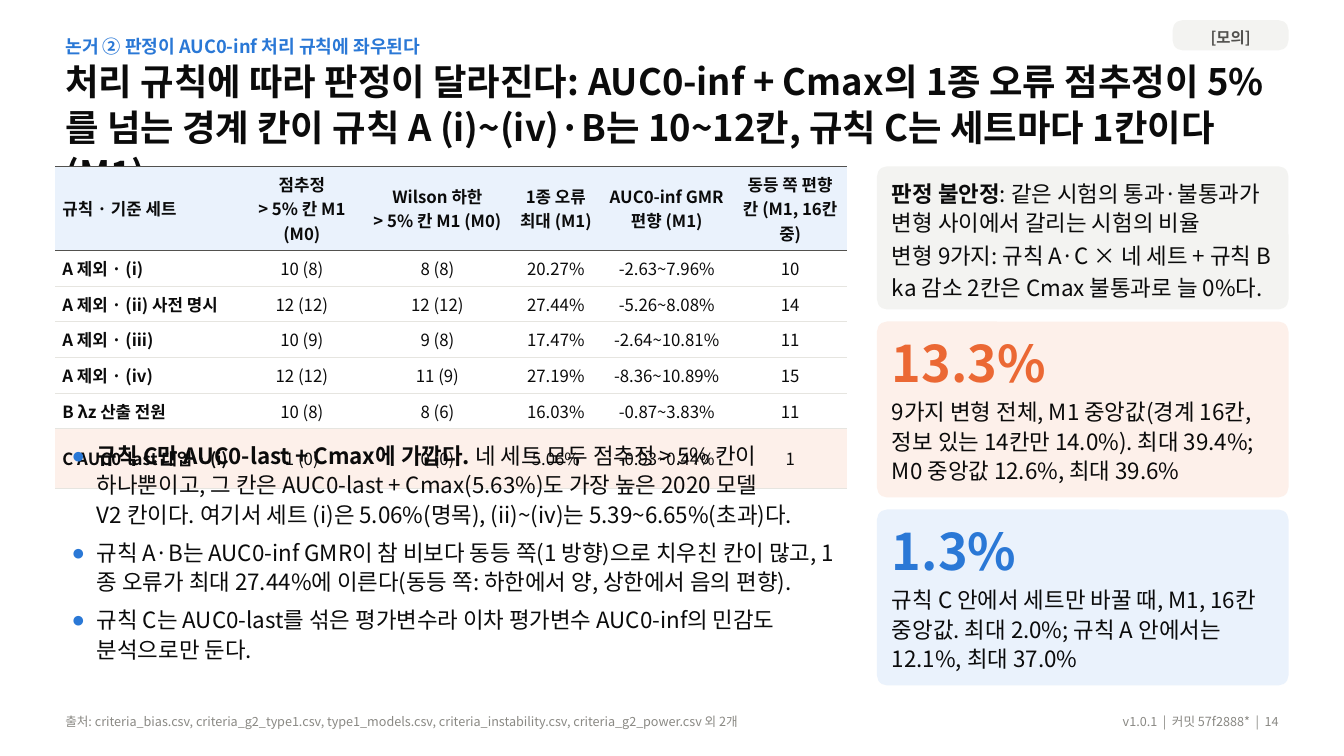
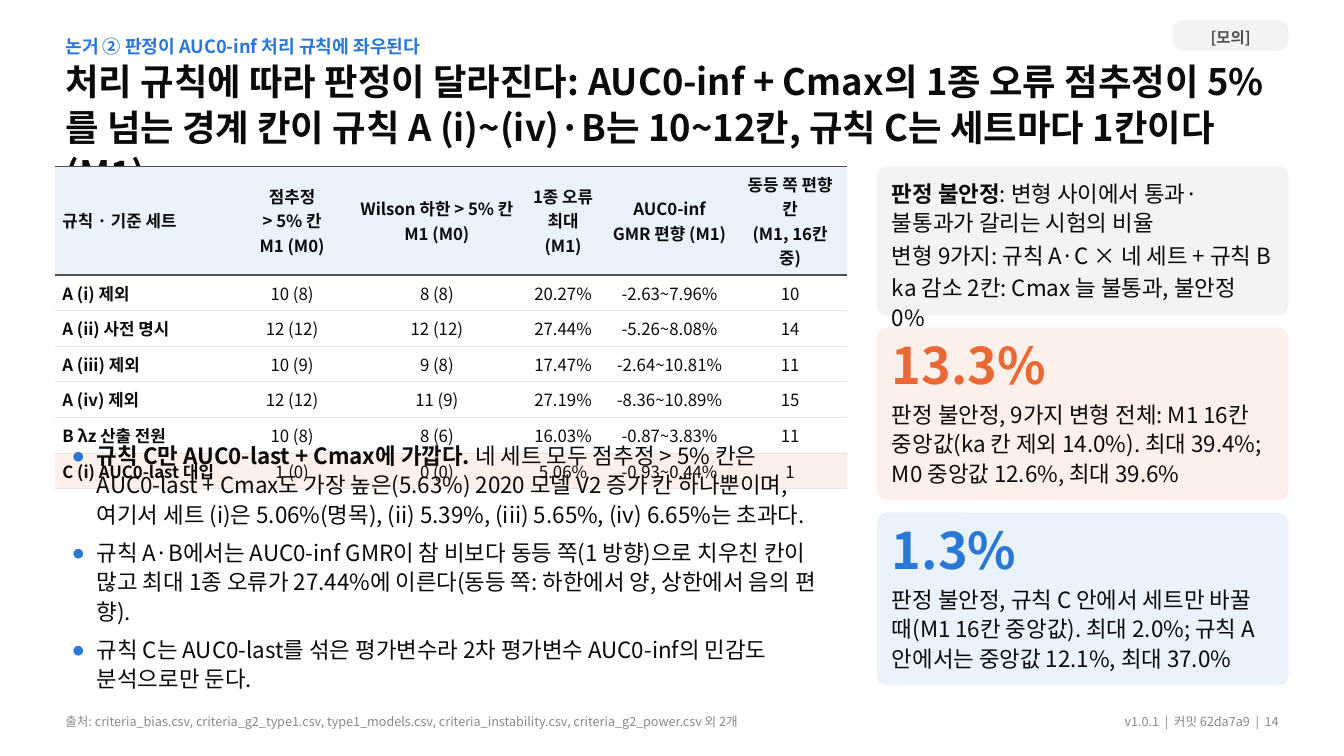
Before and after one commit to DHKQSP/dupilumab-sim, a slide deck: slide 14 of reports/deck/dupilumab_endpoint_results_v1.0.1.pptx. Drawn at 1344x756 pixels with LibreOffice and Linux fonts; fonts in the diff are those of the drawing. Boxes give left, top, right and bottom in pixels: in the first picture for what was removed or moved away, otherwise in the second. Text is boxed around its words. In the diff, an @@ line names an element or a change of style, - is before the commit and + after.

```diff
--- a/reports/deck/dupilumab_endpoint_results_v1.0.1.pptx
+++ b/reports/deck/dupilumab_endpoint_results_v1.0.1.pptx
@@ table at [55,166,846,487] @@
-row 2, column 1: A 제외 · (i)
+row 2, column 1: A (i) 제외
-row 3, column 1: A 제외 · (ii) 사전 명시
+row 3, column 1: A (ii) 사전 명시
-row 4, column 1: A 제외 · (iii)
+row 4, column 1: A (iii) 제외
-row 5, column 1: A 제외 · (iv)
+row 5, column 1: A (iv) 제외
-row 7, column 1: C AUC0‑last 대입 · (i)
+row 7, column 1: C (i) AUC0‑last 대입
@@ rounded rectangle "판정 불안정: 변형 사이에서 통과·불통과가 ...": place and size @@
-rounded rectangle "판정 불안정: 변형 사이에서 통과·불통과가 ..." at [877,166,1289,310]
+rounded rectangle "판정 불안정: 변형 사이에서 통과·불통과가 ..." at [877,166,1289,316]
@@ rounded rectangle "판정 불안정: 변형 사이에서 통과·불통과가 ..." at [877,166,1289,316]: proportions changed @@
@@ text in rounded rectangle at [892,183,1198,233]: text changed @@
-판정 불안정: 같은 시험의 통과·불통과가 변형 사이에서 갈리는 시험의 비율
+판정 불안정: 변형 사이에서 통과·불통과가 갈리는 시험의 비율
@@ text in rounded rectangle at [892,277,1236,327]: text changed @@
-ka 감소 2칸은 Cmax 불통과로 늘 0%다.
+ka 감소 2칸: Cmax 늘 불통과, 불안정 0%
@@ rounded rectangle "13.3%" at [877,328,1289,501]: vertical alignment top to middle; proportions changed @@
@@ rounded rectangle "13.3%": place and size @@
-rounded rectangle "13.3%" at [877,322,1289,498]
+rounded rectangle "13.3%" at [877,328,1289,501]
@@ text in rounded rectangle at [892,346,1046,385]: line spacing 1 to 0.9 @@
@@ text in rounded rectangle at [892,404,1261,486]: text changed @@
-9가지 변형 전체, M1 중앙값(경계 16칸, 정보 있는 14칸만 14.0%). 최대 39.4%; M0 중앙값 12.6%, 최대 39.6%
+판정 불안정, 9가지 변형 전체: M1 16칸 중앙값(ka 칸 제외 14.0%). 최대 39.4%; M0 중앙값 12.6%, 최대 39.6%
@@ text at [97,441,816,689]: text changed @@
-● 규칙 C만 AUC0‑last + Cmax에 가깝다. 네 세트 모두 점추정 > 5% 칸이 하나뿐이고, 그 칸은 AUC0‑last + Cmax(5.63%)도 가장 높은 2020 모델 V2 칸이다. 여기서 세트 (i)은 5.06%(명목), (ii)~(iv)는 5.39~6.65%(초과)다.
-● 규칙 A·B는 AUC0‑inf GMR이 참 비보다 동등 쪽(1 방향)으로 치우친 칸이 많고, 1종 오류가 최대 27.44%에 이른다(동등 쪽: 하한에서 양, 상한에서 음의 편향).
-● 규칙 C는 AUC0‑last를 섞은 평가변수라 이차 평가변수 AUC0‑inf의 민감도 분석으로만 둔다.
+● 규칙 C만 AUC0‑last + Cmax에 가깝다. 네 세트 모두 점추정 > 5% 칸은 AUC0‑last + Cmax도 가장 높은(5.63%) 2020 모델 V2 증가 칸 하나뿐이며, 여기서 세트 (i)은 5.06%(명목), (ii) 5.39%, (iii) 5.65%, (iv) 6.65%는 초과다.
+● 규칙 A·B에서는 AUC0‑inf GMR이 참 비보다 동등 쪽(1 방향)으로 치우친 칸이 많고 최대 1종 오류가 27.44%에 이른다(동등 쪽: 하한에서 양, 상한에서 음의 편향).
+● 규칙 C는 AUC0‑last를 섞은 평가변수라 2차 평가변수 AUC0‑inf의 민감도 분석으로만 둔다.
@@ rounded rectangle "1.3%" at [877,512,1289,686]: vertical alignment top to middle; proportions changed @@
@@ text in rounded rectangle at [892,589,1255,671]: text changed @@
-규칙 C 안에서 세트만 바꿀 때, M1, 16칸 중앙값. 최대 2.0%; 규칙 A 안에서는 12.1%, 최대 37.0%
+판정 불안정, 규칙 C 안에서 세트만 바꿀 때(M1 16칸 중앙값). 최대 2.0%; 규칙 A 안에서는 중앙값 12.1%, 최대 37.0%
@@ text at [1125,715,1279,727]: text changed @@
-v1.0.1 | 커밋 57f2888* | 14
+v1.0.1 | 커밋 62da7a9 | 14
```
Also in this commit, not shown: 31 other slides changed, 6 other files.
